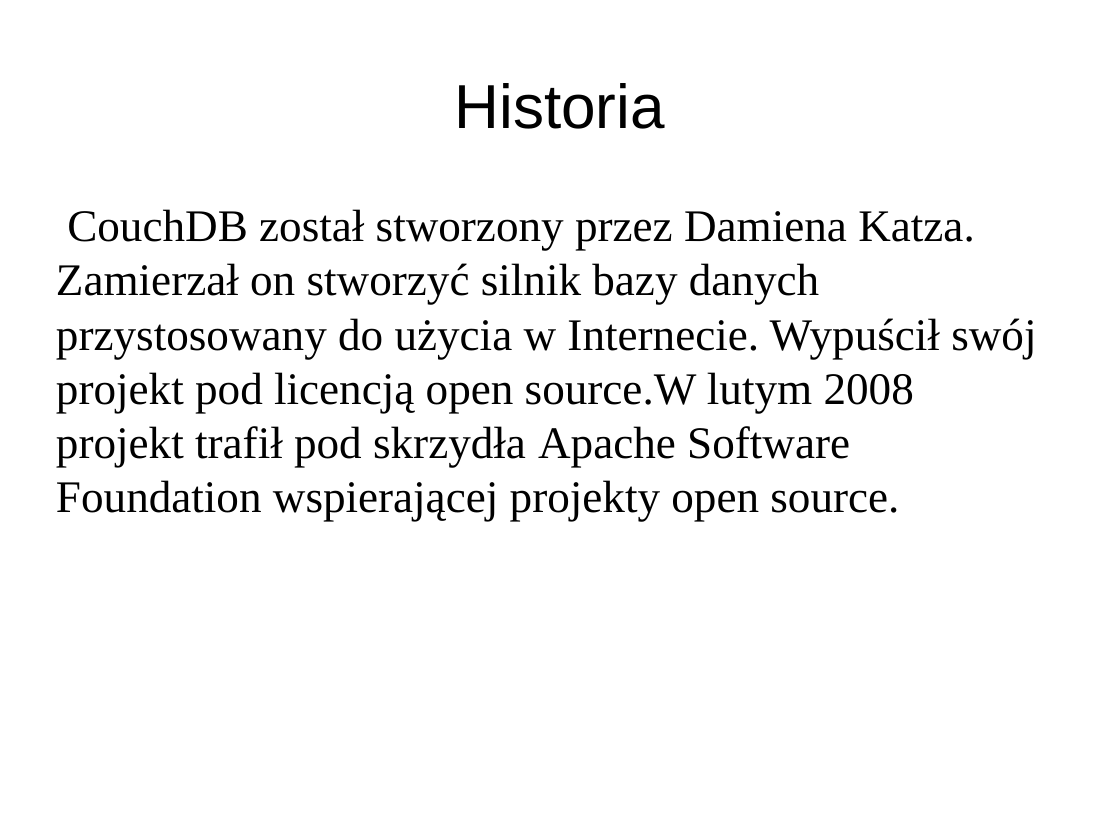
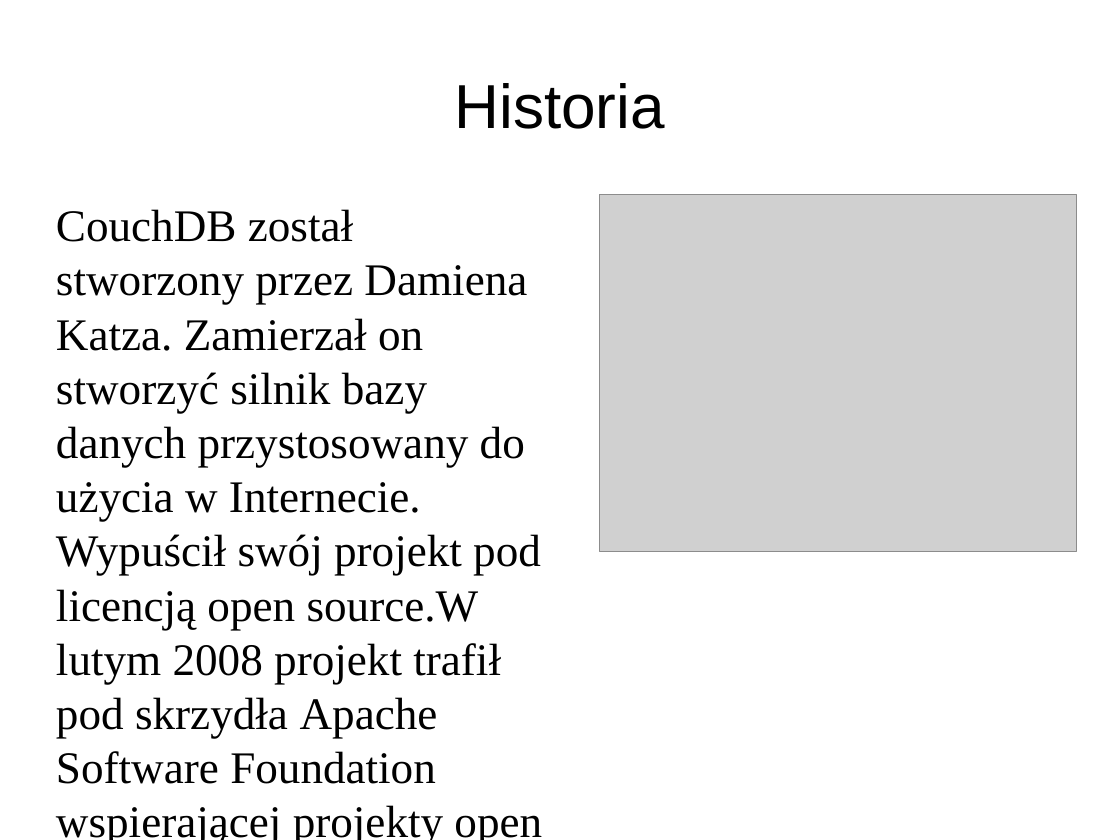
Before and after one commit to pawnow/ProjektErlang, a slide deck: slide 6 of prezentacja.odp. Drawn at 1120x840 pixels with LibreOffice and Linux fonts; fonts in the diff are those of the drawing; grey boxes stand for pictures. Boxes give left, top, right and bottom in pixels: in the first picture for what was removed or moved away, otherwise in the second. Text is boxed around its words. In the diff, an @@ line names an element or a change of style, - is before the commit and + after.

```diff
--- a/prezentacja.odp
+++ b/prezentacja.odp
@@ text "CouchDB został stworzony przez Damiena ..." rewrapped from bbox=[56, 209, 1036, 522] to bbox=[56, 209, 542, 840] @@
@@ picture added at bbox=[601, 194, 1077, 552] @@
```
Also in this commit, not shown: 8 other slides changed, 2 slides added, 1 slide removed, 1 other file.
